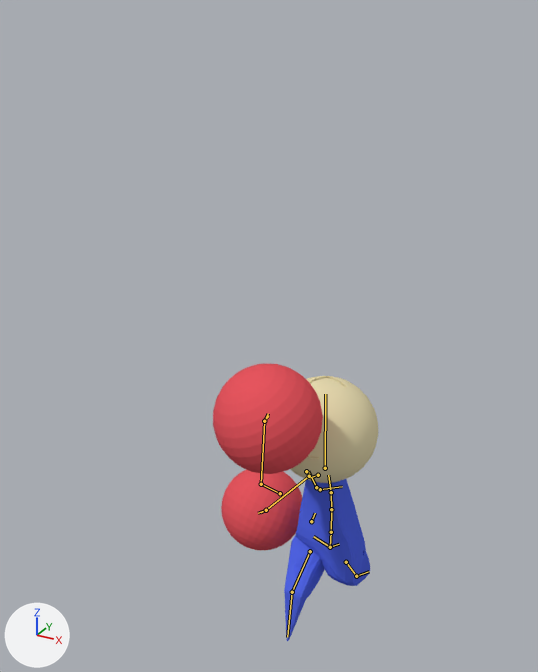
A saved change to the Blender file WallKick_UnityProject/Assets/PlayerCharacter.blend.
Camera for both pictures: a camera (50 mm lens) standing at (4.84, -11.31, 11.73) and looking at (-0.91, -0.85, 6.5). The axes (+X, +Y, +Z) are drawn at lower left. The lights are the same throughout. Both versions are drawn at frame 6 of the action 'Uppercut'; the numbers are the values there. The bones that bend it are drawn over the model as lines.

Names of what the first picture shows: 'Body', 'Head', 'LeftPunch', 'RightPunch'.
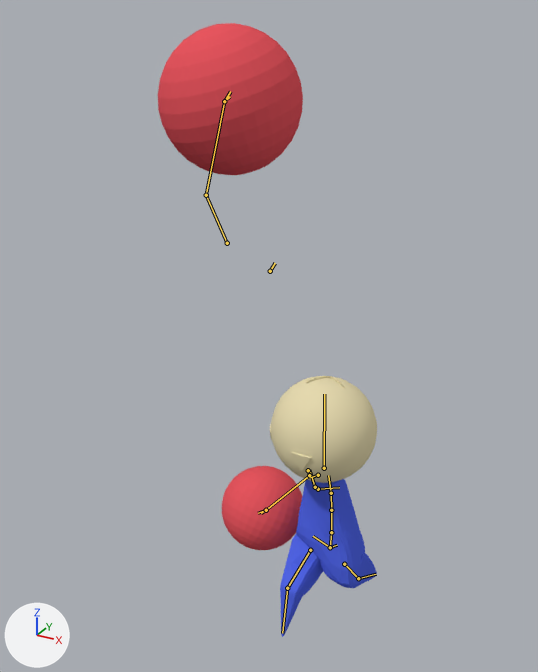
Changed parts and their boxes (x1, y1, x2, y2) in the pictures (538 x 672 px):
'LeftPunch', posed (32% wider, 37% taller)
    before: (213, 363, 323, 474)
    after: (158, 23, 303, 175)
'Head', posed
    before: (291, 376, 378, 483)
    after: (270, 376, 377, 483)
'Body', posed (13% wider)
    before: (284, 479, 370, 641)
    after: (280, 479, 377, 637)
bone 'upper_arm.L', root to tip
    before: (280, 493) to (261, 484)
    after: (227, 243) to (206, 195)
bone 'hand_IK.L', root to tip
    before: (264, 421) to (268, 413)
    after: (224, 101) to (230, 96)
bone 'elbow.L', root to tip
    before: (311, 521) to (315, 513)
    after: (270, 271) to (275, 263)

The change, as a diff of the scene's bpy script:
```diff
--- a/WallKick_UnityProject/Assets/PlayerCharacter.blend.py
+++ b/WallKick_UnityProject/Assets/PlayerCharacter.blend.py
@@ bone_spine @@
 bone_spine = bpy.data.objects['metarig'].pose.bones['spine']
-bone_spine.location = (-0.001, -0.289, -0.036)
-bone_spine.rotation_quaternion = (0.999, 0.0, 0.034, 0.004)  # degrees (0, 4, 0)
+bone_spine.location = (-0.001, -0.294, -0.036)
+bone_spine.rotation_quaternion = (1.0, 0.0, -0.028, -0.003)  # degrees (0, -3, 0)
@@ bone_upper_arm_l @@
 bone_upper_arm_l = bpy.data.objects['metarig'].pose.bones['upper_arm.L']  # child of 'shoulder.L'
-bone_upper_arm_l.location = (0.03, -0.33, 0.458)
+bone_upper_arm_l.location = (-1.688, -1.573, 0.657)
@@ bone_hand_ik_l @@
 bone_hand_ik_l = bpy.data.objects['metarig'].pose.bones['hand_IK.L']
-bone_hand_ik_l.location = (-0.621, -1.468, 0.915)
+bone_hand_ik_l.location = (-2.305, -2.642, 1.478)
@@ bone_elbow_l @@
 bone_elbow_l = bpy.data.objects['metarig'].pose.bones['elbow.L']  # child of 'hand_IK.L'
-bone_elbow_l.location = (-0.181, 0.39, 1.289)
+bone_elbow_l.location = (-0.163, 0.122, 1.222)
```
